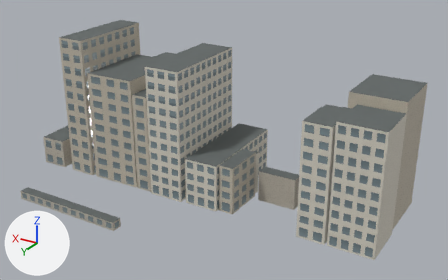
Renders of the glTF model experience/public/assets/neighborhoods/shijo-east/cells/cell-e001-s001/base.gltf from each side of a commit.
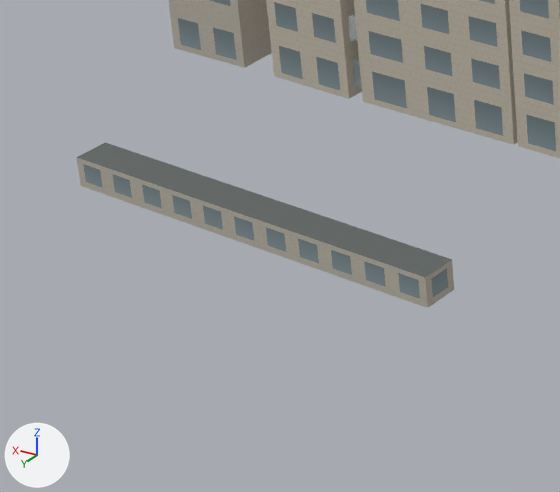
There are two pictures of each version: one whole from a 50 mm lens placed at (74.1, 90.7, 74.6), pointed at (144.8, -27.1, 15.6), one close up on the part from 0% to 33% of the width and 53% to 100% of the height. The lights are fixed; the arrows at lower left show +X, +Y and +Z. The older version's two pictures come first. Vertices at exactly the same position are counted once.

The first close-up shows 'cell-e001-s001_base_glass', 'cell-e001-s001_base_roof', 'cell-e001-s001_base_stone', 'cell-e001-s001_base_tile-wall'.
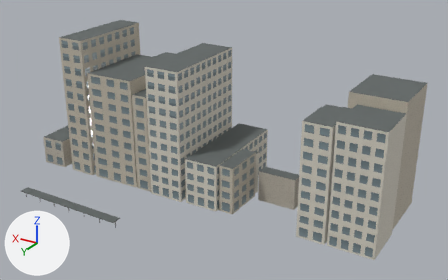
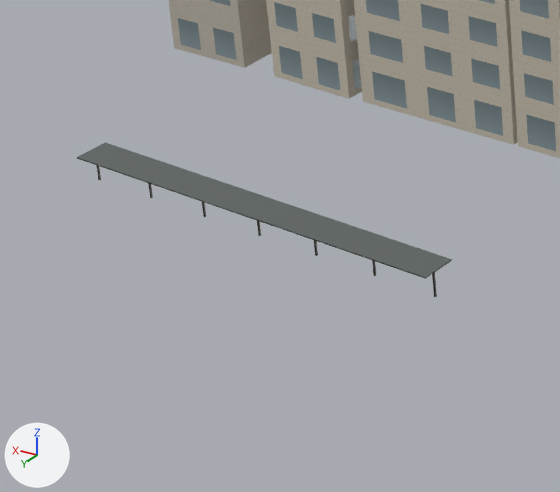
Diff of the bpy script that builds the scene:
```diff
--- a/experience/public/assets/neighborhoods/shijo-east/cells/cell-e001-s001/base.gltf.py
+++ b/experience/public/assets/neighborhoods/shijo-east/cells/cell-e001-s001/base.gltf.py
@@ mat_frame @@
+mat_frame = principled_material('frame')
+mat_frame.base_color = (0.0685, 0.0685, 0.0561)  # dark grey #4a4a43
+mat_frame.metallic = 0.7
+mat_frame.roughness = 0.33
@@ me_cell_e001_s001_base_tile_wall @@
 # used by ob_cell_e001_s001_base_tile_wall; location = (0.0, 0.0, 0.0)
-me_cell_e001_s001_base_tile_wall.from_pydata(...)  # 189 vertices, 128 faces; spans x 127.1..199.1, y -44.6..-0.6, z 0.0..7.9
+me_cell_e001_s001_base_tile_wall.from_pydata(...)  # 127 vertices, 88 faces; spans x 127.1..199.1, y -44.6..-19.3, z 0.0..7.9
+# me_cell_e001_s001_base_tile_wall part 1: 11 loose pieces with 62 vertices, spanning x 158.0..187.7, y -3.1..-0.6, z 0.0..2.1, are deleted
 me_cell_e001_s001_base_tile_wall.materials.append(mat_tile_wall)
@@ me_cell_e001_s001_base_glass @@
 # used by ob_cell_e001_s001_base_glass; location = (0.0, 0.0, 0.0)
-me_cell_e001_s001_base_glass.from_pydata(...)  # 2560 vertices, 1280 faces; spans x 104.1..199.1, y -46.2..-0.6, z 0.4..36.1
+me_cell_e001_s001_base_glass.from_pydata(...)  # 2512 vertices, 1256 faces; spans x 104.1..199.1, y -46.2..-19.3, z 0.4..36.1
+# me_cell_e001_s001_base_glass part 2: 12 loose pieces with 48 vertices, spanning x 158.0..187.2, y -2.6..-0.6, z 0.4..1.8, are deleted
 me_cell_e001_s001_base_glass.materials.append(mat_glass)
@@ me_cell_e001_s001_base_frame @@
+me_cell_e001_s001_base_frame.from_pydata(...)  # 72 vertices, 104 faces; spans x 158.0..187.7, y -3.1..-0.6, z 0.0..2.1
+me_cell_e001_s001_base_frame.materials.append(mat_frame)  # dark grey #4a4a43
@@ ob_cell_e001_s001_base_frame @@
+ob_cell_e001_s001_base_frame = bpy.data.objects.new('cell-e001-s001_base_frame', me_cell_e001_s001_base_frame)
+ob_cell_e001_s001_base_frame.location = (0.0, 0.0, 0.0)
```

Changed parts and their boxes [x1, y1, x2, y2] in the close-ups (560 x 492 px):
'cell-e001-s001_base_glass', reshaped: before [83, 0, 556, 299]; after [178, 0, 556, 151]
'cell-e001-s001_base_tile-wall', reshaped: before [77, 0, 454, 308]; after [168, 0, 272, 68]
'cell-e001-s001_base_frame', added: after [77, 158, 452, 297]
part 1 of me_cell_e001_s001_base_tile_wall, deleted: before [77, 158, 454, 308]
part 2 of me_cell_e001_s001_base_glass, deleted: before [83, 164, 448, 299]
